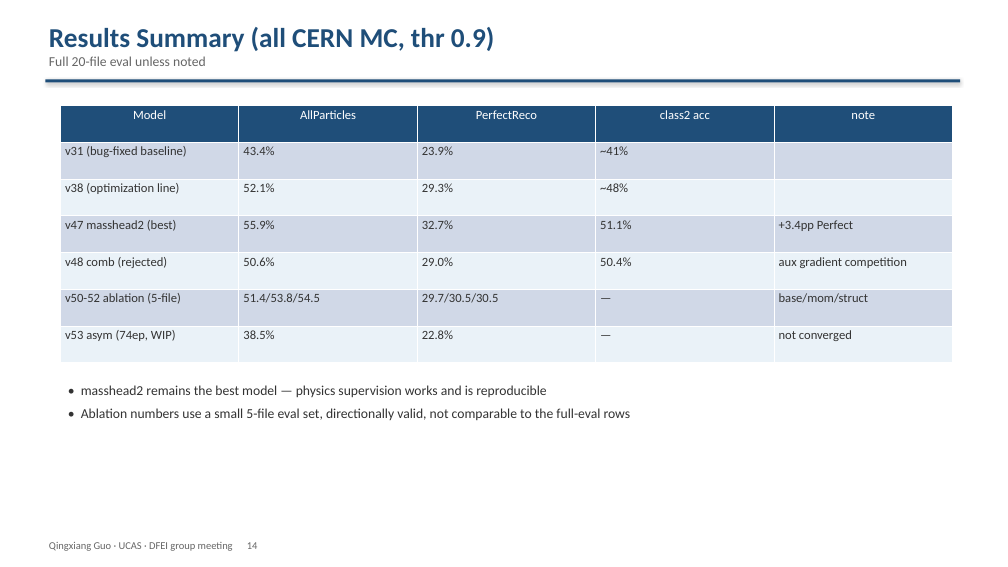
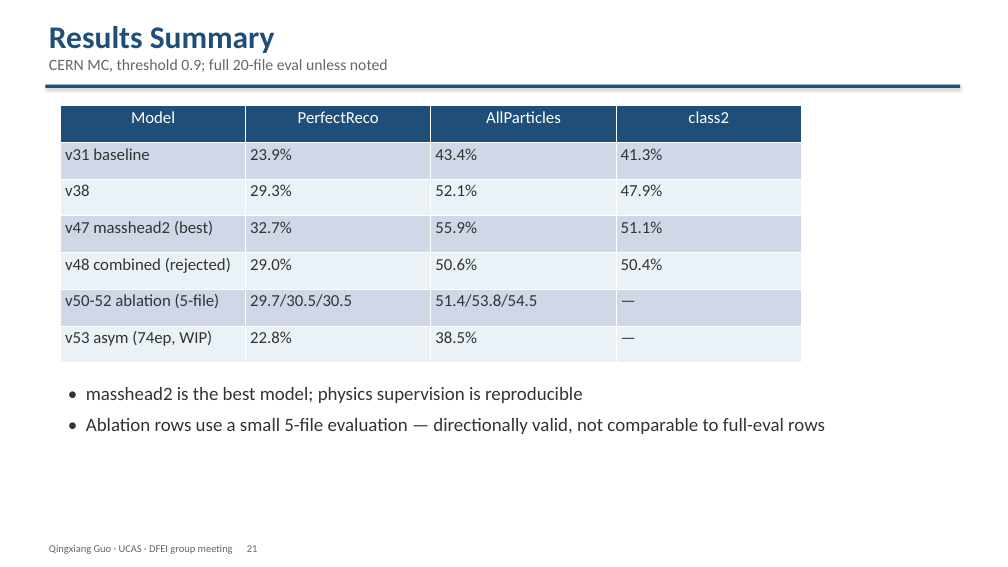
Before and after one commit to Aniedrew/dfei_ift, a slide deck: slide 21 of meeting_figs/DFEI_progress_20260902_EN.pptx (slide 14 before the commit). Drawn at 1008x567 pixels with LibreOffice and Linux fonts; fonts in the diff are those of the drawing. Boxes give left, top, right and bottom in pixels: in the first picture for what was removed or moved away, otherwise in the second. Text is boxed around its words. In the diff, an @@ line names an element or a change of style, - is before the commit and + after.

Commit message:
docs: formalize group-meeting deck v2 (25 slides, figures, >=20pt) + speech script

```diff
--- a/meeting_figs/DFEI_progress_20260902_EN.pptx
+++ b/meeting_figs/DFEI_progress_20260902_EN.pptx
@@ text at (x1=49, y1=26, x2=388, y2=72): text changed; size 26 to 15 pt; text colour #1F4E79 to #666666; bold off @@
-Results Summary (all CERN MC, thr 0.9)
-Full 20-file eval unless noted
+Results Summary
+CERN MC, threshold 0.9; full 20-file eval unless noted
@@ rectangle moved from (x1=45, y1=79, x2=960, y2=82) to (x1=45, y1=85, x2=960, y2=88) @@
@@ table at (x1=60, y1=106, x2=802, y2=363) @@
-column 1: Model | v31 (bug-fixed baseline) | v38 (optimization line) | v47 masshead2 (best) | v48 comb (rejected) | v50-52 ablation (5-file) | v53 asym (74ep, WIP)
+column 1: Model | v31 baseline | v38 | v47 masshead2 (best) | v48 combined (rejected) | v50-52 ablation (5-file) | v53 asym (74ep, WIP)
+column 2: PerfectReco | 23.9% | 29.3% | 32.7% | 29.0% | 29.7/30.5/30.5 | 22.8%
-column 3: PerfectReco | 23.9% | 29.3% | 32.7% | 29.0% | 29.7/30.5/30.5 | 22.8%
-column 4: class2 acc | ~41% | ~48% | 51.1% | 50.4% | — | —
-column 5: note |  |  | +3.4pp Perfect | aux gradient competition | base/mom/struct | not converged
+column 4: class2 | 41.3% | 47.9% | 51.1% | 50.4% | — | —
@@ table resized from (x1=60, y1=106, x2=953, y2=363) to (x1=60, y1=106, x2=802, y2=363) @@
@@ text at (x1=86, y1=387, x2=825, y2=434): text changed; size 13 to 18 pt @@
-• masshead2 remains the best model — physics supervision works and is reproducible
-• Ablation numbers use a small 5-file eval set, directionally valid, not comparable to the full-eval rows
+• masshead2 is the best model; physics supervision is reproducible
+• Ablation rows use a small 5-file evaluation — directionally valid, not comparable to full-eval rows
@@ text at (x1=49, y1=545, x2=258, y2=554): text changed @@
-Qingxiang Guo · UCAS · DFEI group meeting 14
+Qingxiang Guo · UCAS · DFEI group meeting 21
```
Also in this commit, not shown: 14 other slides changed, 10 slides added, 4 slides removed, 2 other files.
